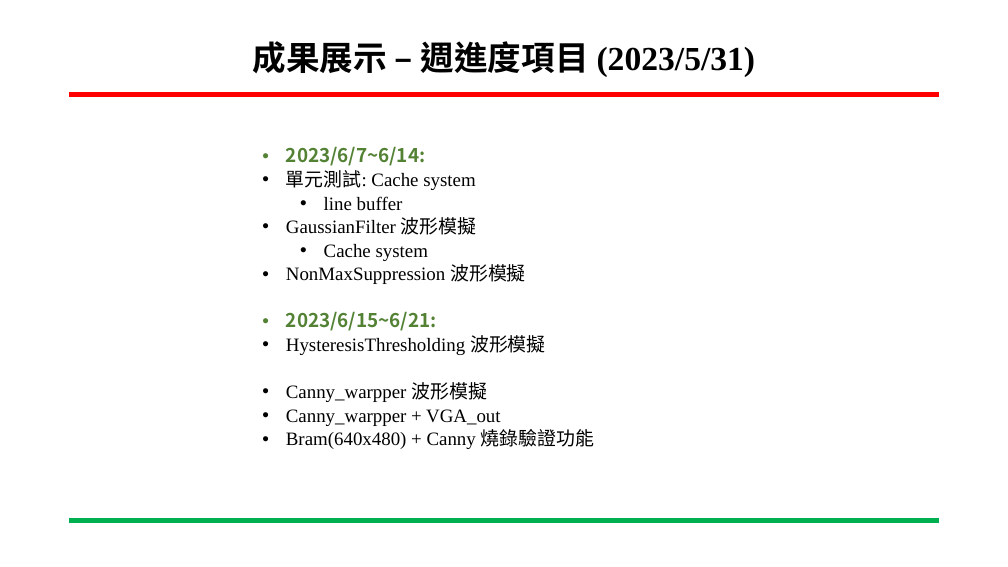
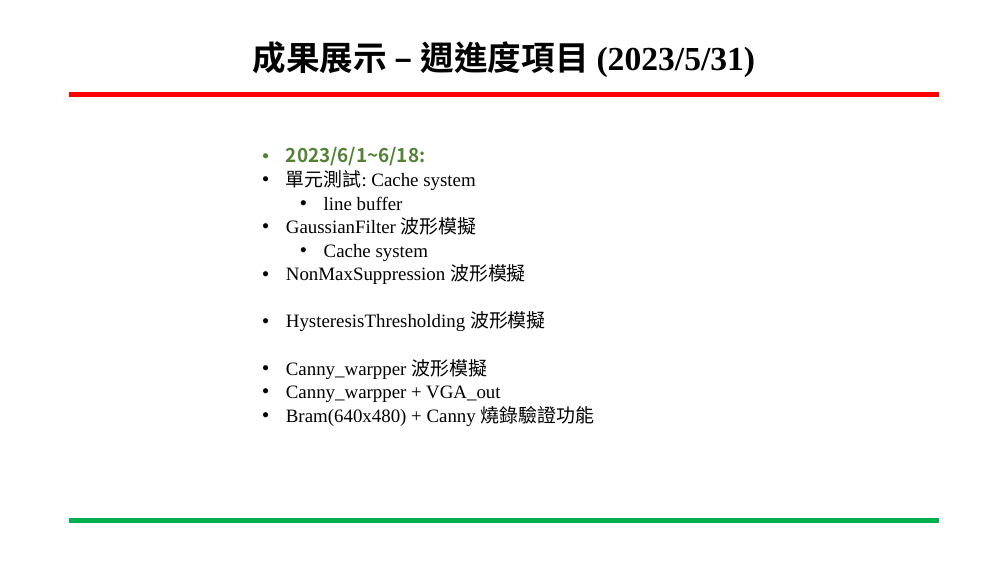
Before and after one commit to ing0331/FPGA, a slide deck: slide 20 of HW8_Canny_BRam/N06-Tutorial/專案進度報告-Canny_VGA-吳東穎-20230607.pptx. Drawn at 1008x567 pixels with LibreOffice and Linux fonts; fonts in the diff are those of the drawing; background and template pictures are left out. Boxes give left, top, right and bottom in pixels: in the first picture for what was removed or moved away, otherwise in the second. Text is boxed around its words. In the diff, an @@ line names an element or a change of style, - is before the commit and + after.

```diff
--- a/HW8_Canny_BRam/N06-Tutorial/專案進度報告-Canny_VGA-吳東穎-20230607.pptx
+++ b/HW8_Canny_BRam/N06-Tutorial/專案進度報告-Canny_VGA-吳東穎-20230607.pptx
@@ text at [286,146,425,166]: text changed @@
-  • 2023/6/7~6/14:
+  • 2023/6/1~6/18:
@@ text at [286,311,437,331]: paragraph removed @@
-  • 2023/6/15~6/21:
```
Also in this commit, not shown: 11 other slides changed, 9 slides added, 4 slides removed, 20 other files.
